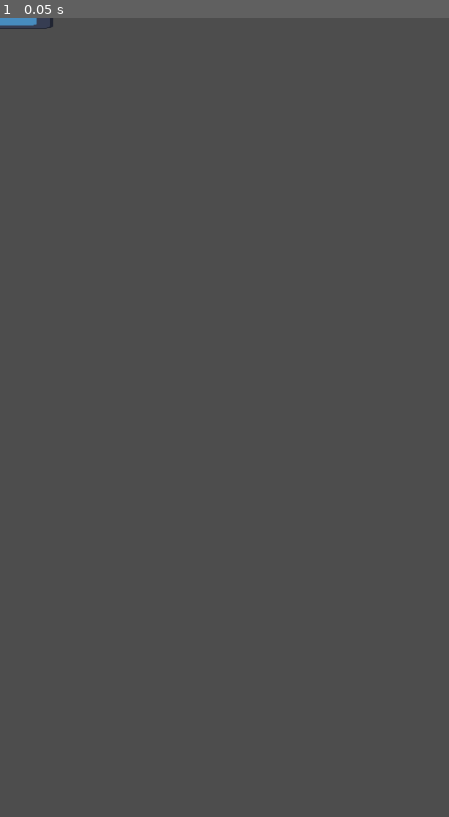
Above: before the commit, frame 1.
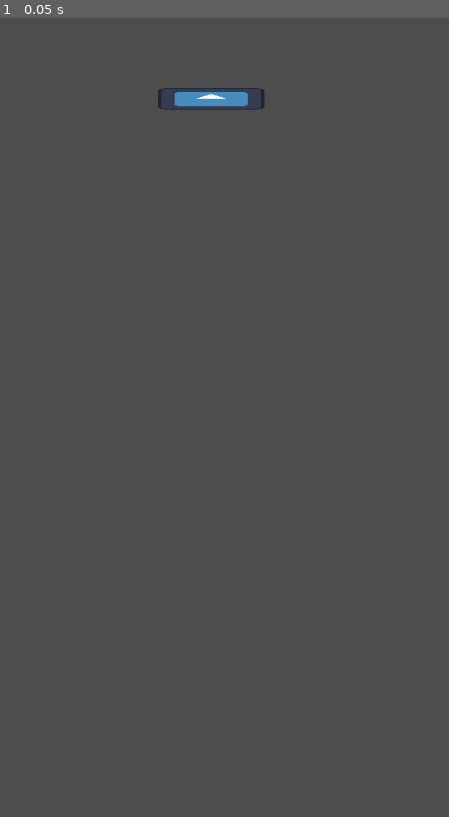
Above: after the commit, the same moment.

Repository: AntoniTomov/first-godot-game
Game: Godot game, scene res://scenes/static_platform.tscn
The game is run twice, just before and just after one commit, with the same random seed, the same clock (stepped at 60 frames per second) and the same inputs. This scene is started directly instead of the project's main scene. The engine's default icon, where the game draws it, is replaced by a stand-in: a white triangle on a blue panel in a dark square.
Inputs:
- Up to frame 1 (0.05 s): no input

The runs differ from the first frame. In frame 1, 0.5% of the frame differs, in the area x 0-59%, y 0-12%.

Commit message:
Update static_platform.tscn

Diff:
--- a/scenes/static_platform.tscn
+++ b/scenes/static_platform.tscn
@@ -7,6 +7,8 @@
 size = Vector2(122, 20)
 
 [node name="StaticBody2D" type="StaticBody2D"]
+position = Vector2(254, 97)
+input_pickable = true
 script = ExtResource("1_2tvuy")
 
 [node name="Sprite2D" type="Sprite2D" parent="."]
@@ -15,3 +17,5 @@
 
 [node name="CollisionShape2D" type="CollisionShape2D" parent="."]
 shape = SubResource("RectangleShape2D_afdxq")
+
+[connection signal="mouse_entered" from="." to="." method="_on_mouse_entered"]
